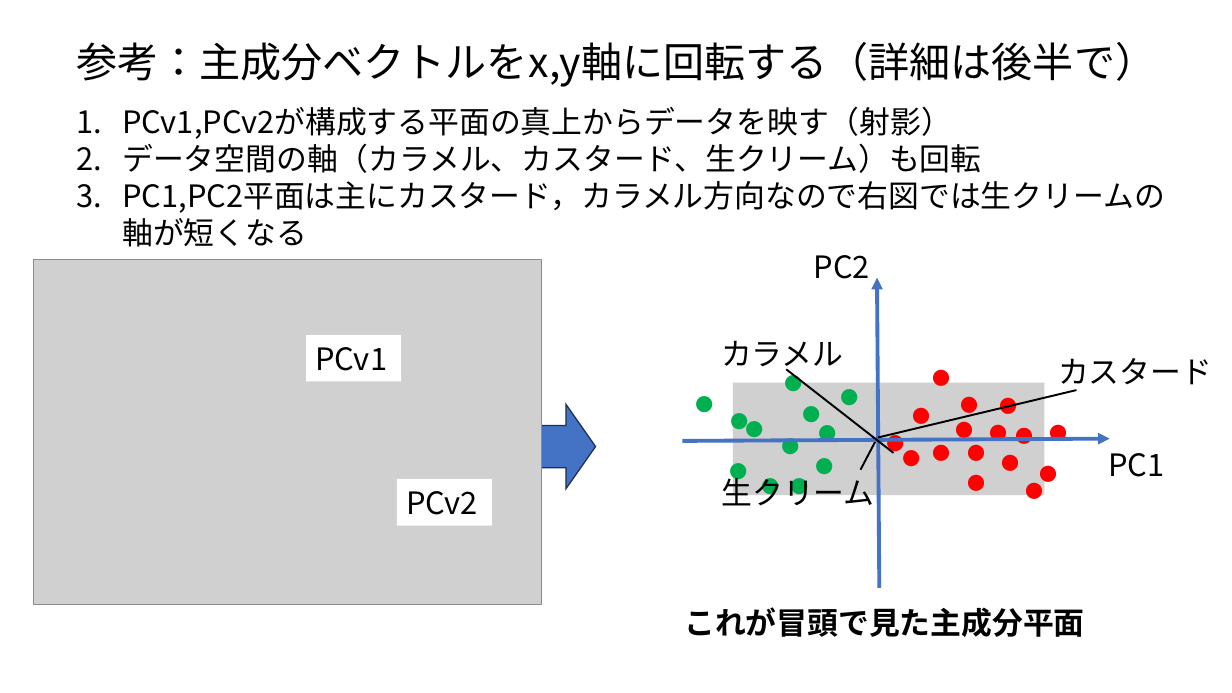
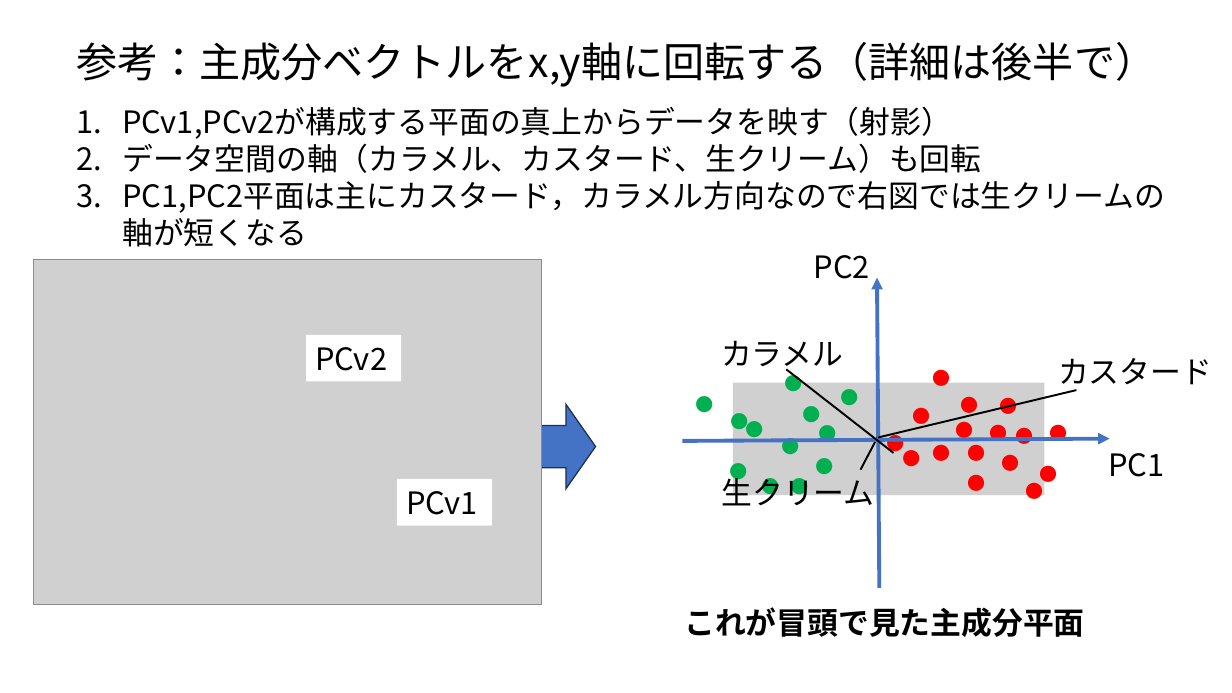
Before and after one commit to ueharaLab/NLP_7-PCA, a slide deck: slide 19 of NLP_6 PCA(BASICS).pptx (slide 13 before the commit). Drawn at 1232x693 pixels with LibreOffice and Linux fonts; fonts in the diff are those of the drawing; grey boxes stand for pictures. Boxes give left, top, right and bottom in pixels: in the first picture for what was removed or moved away, otherwise in the second. Text is boxed around its words. In the diff, an @@ line names an element or a change of style, - is before the commit and + after.

```diff
--- a/NLP_6 PCA(BASICS).pptx
+++ b/NLP_6 PCA(BASICS).pptx
@@ text in rectangle at (315, 347, 387, 371): text changed @@
-PCv1
+PCv2
@@ text in rectangle at (406, 491, 478, 515): text changed @@
-PCv2
+PCv1
```
Also in this commit, not shown: 3 other slides changed, 7 slides added, 1 slide removed, 3 other files.
